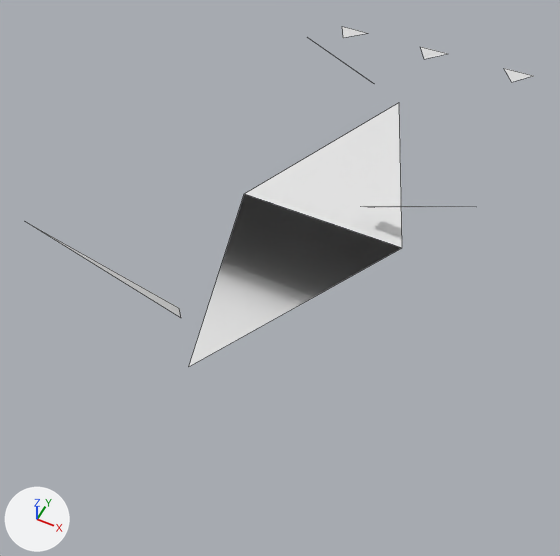
Two versions of the OBJ model GameData/Meshes/Designs/voidborn/voidborn_drone_mk1_03.obj, one commit apart.
Camera for both pictures: a 50 mm lens placed at (0.402, -0.973, 1.011), pointed at (-0.012, -0.145, -0.023). Every picture has the same lights, and +X, +Y and +Z are marked at lower left. The first picture is the older version. Mesh edges are drawn as thin lines. Where no turn or scale is listed for an object, it has been applied to the vertices. Vertices at exactly the same position are counted once.

Names of what the first picture shows: 'voidborn_drone_mk1_03'.
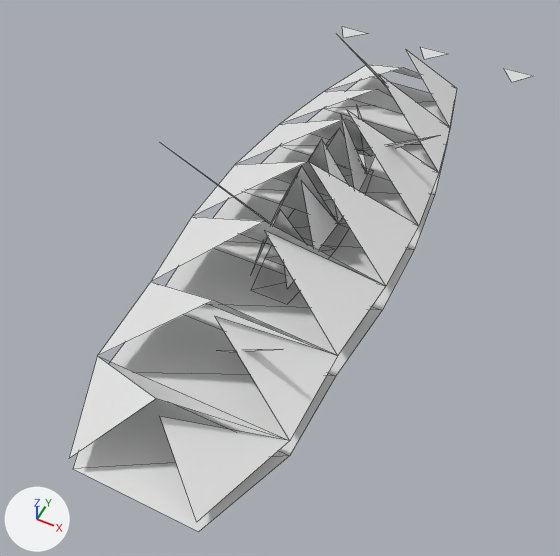
Changed parts and their boxes [x1, y1, x2, y2] in the pictures (560 x 556 px):
'voidborn_drone_mk1_03', reshaped (8% narrower, 49% taller): before [28, 26, 533, 366]; after [69, 26, 533, 532]
part 1 of me_voidborn_drone_mk1_03, rebuilt (81% wider, 79% taller): before [189, 103, 402, 366]; after [69, 50, 456, 522]
part 2 of me_voidborn_drone_mk1_03, added: after [251, 106, 375, 289]
part 3 of me_voidborn_drone_mk1_03, added: after [73, 77, 450, 532]
part 4 of me_voidborn_drone_mk1_03, deleted: before [28, 223, 181, 317]
part 5 of me_voidborn_drone_mk1_03, deleted: before [363, 206, 422, 207]
part 6 of me_voidborn_drone_mk1_03, added: after [171, 136, 437, 304]
part 7 of me_voidborn_drone_mk1_03, added: after [345, 43, 387, 87]
part 8 of me_voidborn_drone_mk1_03, added: after [222, 349, 278, 352]

The change in detail:
me_voidborn_drone_mk1_03 is used by ob_voidborn_drone_mk1_03; location (0.0, 0.0, 0.0).
Verts and faces of me_voidborn_drone_mk1_03; kept vertices keep their numbers, new ones are numbered from 22.
me_voidborn_drone_mk1_03 had 22 vertices, 8 faces and spanned x -0.341..0.272, y -0.459..0.645, z 0.0..0.17.
me_voidborn_drone_mk1_03 now has 103 vertices, 75 faces and spans x -0.237..0.237, y -0.624..0.645, z 0.0..0.221.
me_voidborn_drone_mk1_03 part 1: the loose piece of 4 vertices spanning x -0.162..0.162, y -0.459..0.413, z 0.0..0.108 is rebuilt with 29 vertices and now spans x -0.183..0.183, y -0.624..0.477, z 0.029..0.189.
me_voidborn_drone_mk1_03 part 2: a new loose piece of 21 vertices spanning x -0.057..0.057, y -0.212..0.177, z 0.038..0.2.
me_voidborn_drone_mk1_03 part 3: a new loose piece of 16 vertices spanning x -0.183..0.183, y -0.624..0.477, z 0.0.
me_voidborn_drone_mk1_03 part 4: the loose piece of 3 vertices spanning x -0.341..-0.085, y -0.372..-0.32, z 0.029..0.17 is deleted.
me_voidborn_drone_mk1_03 part 5: the loose piece of 3 vertices spanning x 0.068..0.272, y -0.005..0.047, z 0.029..0.151 is deleted.
Part 6, on me_voidborn_drone_mk1_03:
20 vertices are added at x -0.22..0.174, y -0.212..0.177, z 0.0..0.221.
16 new faces join them.
Part 7, on me_voidborn_drone_mk1_03:
New vertex 34 is at (-0.023, 0.367, 0.067), pixel (384, 84).
New vertex 35 is at (-0.127, 0.338, 0.173).
New vertex 36 is at (-0.028, 0.39, 0.047), pixel (385, 86).
New vertex 37 is at (0.0, 0.367, 0.057).
New faces: (34, 35, 36), (34, 36, 37), (34, 37, 35).
Part 8, on me_voidborn_drone_mk1_03:
New vertex 46 is at (0.023, -0.385, 0.067), pixel (229, 352).
New vertex 47 is at (0.127, -0.414, 0.173).
New vertex 48 is at (0.028, -0.362, 0.047).
New vertex 49 is at (0.0, -0.385, 0.057).
New faces: (46, 47, 48), (46, 48, 49), (46, 49, 47).
Other edits to the shape of me_voidborn_drone_mk1_03 do not show in these pictures.
